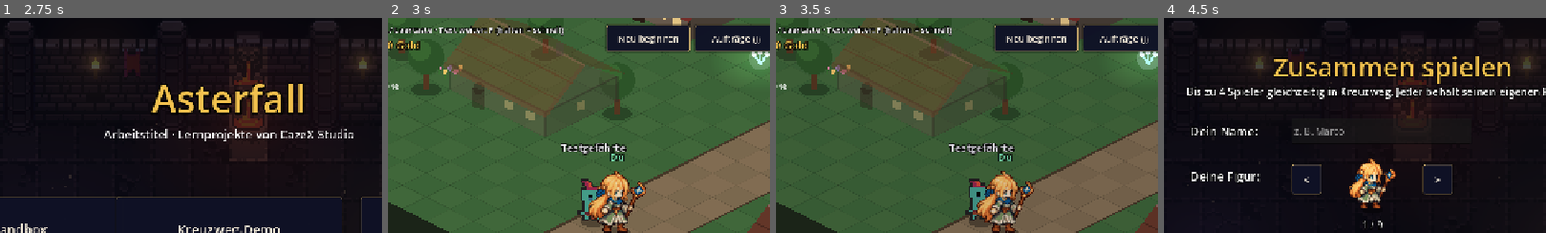
Above: before the commit, frames 1-4 (left to right).
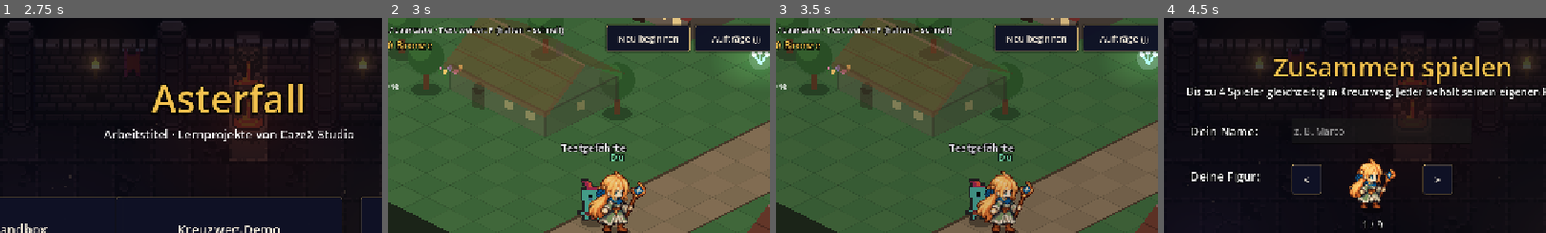
Above: after the commit, the same moments.

Repository: CazeX-studio/MiniKampf
Game: Godot game, scene res://scenes/menu.tscn
Two runs of this game, one before a commit and one after it. Both use one fixed random seed, a clock stepped at 60 frames per second and the inputs below.
Inputs:
- Up to frame 1 (2.75 s): click "Kampf-Sandbox Alle 11 Klassen…" at 0.5 s; click "Zufallsteam" at 1.25 s; click "Menü" at 2 s
- Up to frame 2 (3 s): click "Kreuzweg-Demo Die erste Stund…" at 2.75 s
- Up to frame 3 (3.5 s): no input
- Up to frame 4 (4.5 s): click "Menü" at 3.5 s; click "Zusammen spielen Mit bis zu 4…" at 4.25 s
The pictures show only the part of the screen within x 20-70%, y 0-50%; the shares and areas given below are measured in that part.

Frame 1 is identical in both runs. In frame 2, 0.3% of the frame differs, in the area x 2-12%, y 10-16%; in frame 3, 0.3%; in frame 4, nothing differs.

Commit message:
Bauauftrag: Geld als Bronze, Silber und Gold
Co-Authored-By: Claude Opus 5.5 <noreply@anthropic.com>
Claude-Session: https://claude.ai/code/session_014a4jbQNjRfb5nXhsetfRyp

Diff:
--- a/data/dialoge.json
+++ b/data/dialoge.json
@@ -208,13 +208,13 @@
 			"tafel": {"wer": "Marv", "text": "Nur … man braucht eine Sternentafel dafür. Bingo verkauft sie, drüben vor seinem Laden. Schau sie dir an, dann spielen wir!", "aktionen": [{"auftrag_starten": "marvs_traum"}]},
 			"wartet": {"wer": "Marv", "text": "Warst du schon bei Bingo? Die Sternentafel! Neun Felder! Sie LEUCHTET!"},
 			"abgeben": {"wer": "Marv", "text": "Und? Und? Hast du sie gesehen?", "antworten": [
-				{"text": "Sie kostet 5000 Gold, Marv.", "weiter": "ausrede", "aktionen": [{"auftrag_abgeben": "marvs_traum"}]}
+				{"text": "Sie kostet 50 Silber, Marv.", "weiter": "ausrede", "aktionen": [{"auftrag_abgeben": "marvs_traum"}]}
 			]},
 			"ausrede": {"wer": "Marv", "text": "Fünftausend?! … Na, dann spar halt! Ich warte. Ich hab Zeit. Ganz viel Zeit."},
 			"danach": {"wer": "Marv", "text": "Hast du die Sternentafel schon? … Nein? Hm. Ich frag morgen wieder. Und übermorgen."}
 		}
 	},
-	"bingo": {"hinweis": "PLATZHALTER-TEXTE: Handelsherr Bingo. …(708 unchanged characters)… ext": "Und für dich, mein Freund, nur 5000 Gold. Ein Schnäppchen!", "antworten": [{"text": "Fünftausend?!", "weiter": "zu_teuer"}, {"text": "Zeig mir lieber deine anderen Waren.", "aktionen": [{"laden": "bingo"}]}]}, "zu_teuer": {"wer": "Bingo", "text": "Qualität hat ihren Preis. Komm wieder, wenn dein Beutel schwerer ist."}, "heimkehr": {"wer": "Bingo", "text": "Kundschaft! Zurück aus der weiten Welt? Ich seh's dir an: Der Beutel ist schwerer geworden.", "antworten": [{"text": "Was kostet jetzt die Sternentafel?", "weiter": "heimkehr_tafel"}, {"text": "Zeig mir deine Waren.", "aktionen": [{"laden": "bingo_heimkehr"}]}, {"text": "Nichts, danke."}]}, "heimkehr_tafel": {"wer": "Bingo", "text": "Für Heimkehrer: 600 Gold. Gold ist ehrlich. Und Marv … ist hartn …(129 unchanged characters)…
+	"bingo": {"hinweis": "PLATZHALTER-TEXTE: Handelsherr Bingo. …(708 unchanged characters)… ext": "Und für dich, mein Freund, nur 50 Silber. Ein Schnäppchen!", "antworten": [{"text": "Fünftausend?!", "weiter": "zu_teuer"}, {"text": "Zeig mir lieber deine anderen Waren.", "aktionen": [{"laden": "bingo"}]}]}, "zu_teuer": {"wer": "Bingo", "text": "Qualität hat ihren Preis. Komm wieder, wenn dein Beutel schwerer ist."}, "heimkehr": {"wer": "Bingo", "text": "Kundschaft! Zurück aus der weiten Welt? Ich seh's dir an: Der Beutel ist schwerer geworden.", "antworten": [{"text": "Was kostet jetzt die Sternentafel?", "weiter": "heimkehr_tafel"}, {"text": "Zeig mir deine Waren.", "aktionen": [{"laden": "bingo_heimkehr"}]}, {"text": "Nichts, danke."}]}, "heimkehr_tafel": {"wer": "Bingo", "text": "Für Heimkehrer: 6 Silber. Gold ist ehrlich. Und Marv … ist hartn …(129 unchanged characters)…
 	"gesandte_arkanum": {
 		"hinweis": "PLATZHALTER-TEXTE: Magistra Ilwen, Gesandte des Arkanums.",
 		"einstieg": [{"knoten": "hallo"}],
--- a/data/texte.json
+++ b/data/texte.json
@@ -34,7 +34,8 @@
 	"benutzen_nicht_hier": "Hier kannst du %s nicht benutzen.",
 	"auftrag_fertig": "Auftrag erfüllt: %s – zurück zum Auftraggeber!",
 	"auftrag_abgegeben": "Auftrag abgeschlossen: %s",
-	"gold": "+%d Gold",
+	"muenzen": ["Bronze", "Silber", "Gold"],
+	"gold": "+%s",
 	"erfahrung": "+%d Erfahrung",
 	"gegenstand": "+%d %s",
 	"gegenstand_weg": "−%d %s",
@@ -44,7 +45,7 @@
 	"werte_erklaerung": "Das sind deine Grundwerte. Mit jeder neuen Stufe wachsen sie von selbst. Leben: wie viel du aushältst. Mana: Kraft für Fähigkeiten. Angriff: je höher, desto mehr Schaden und Heilung. Tempo: wie oft du dran bist.",
 	"werte_naechste": "Nächste Stufe: %s",
 	"werte_spaeter": "Später, mit deiner Klasse, verteilst du zusätzlich eigene Punkte auf Eigenschaften wie Stärke oder Ausdauer.",
-	"hud": "Stufe %d · %s · %d Gold",
+	"hud": "Stufe %d · %s · %s",
 	"hud_erfahrung": "%d / %d Erfahrung",
 	"hud_max": "Höchststufe",
 	"auftragsbuch": "Auftragsbuch",
@@ -64,8 +65,10 @@
 	"zurueck_kreuzweg": "Zurück nach Kreuzweg",
 	"nochmal": "Nochmal versuchen",
 	"aufgeben": "Aufgeben",
-	"zu_wenig_gold": "Zu wenig Gold: %s kostet %d Gold.",
-	"gold_weg": "−%d Gold",
+	"zu_wenig_gold": "Zu wenig Geld: %s kostet %s.",
+	"gold_weg": "−%s",
+	"geld": "Geld",
+	"test_geld": "Test",
 	"laden_kaufen": "Kaufen",
 	"laden_verkaufen": "Verkaufen",
 	"laden_nichts_verkaufen": "Nichts zum Verkaufen.",
--- a/scripts/kampf/combat.gd
+++ b/scripts/kampf/combat.gd
@@ -1564,7 +1564,7 @@
 	if int(reward.get("erfahrung", 0)) > 0:
 		parts.append("+%d Erfahrung" % int(reward.erfahrung))
 	if int(reward.get("gold", 0)) > 0:
-		parts.append("+%d Gold" % int(reward.gold))
+		parts.append("+%s" % Geld.text(int(reward.gold)))
 	if str(reward.get("karte", "")) != "":
 		parts.append("Karte: %s" % KartenSpiel.card(str(reward.karte)).name)
 	for level: int in reward.get("stufen", []):
--- /dev/null
+++ b/scripts/welt/geld.gd
@@ -0,0 +1,44 @@
+class_name Geld
+extends RefCounted
+## Geld (Projekt 3): wird als eine einzige Zahl in Bronze gespeichert (Progress.gold)
+## und als Bronze, Silber und Gold angezeigt. 100 Bronze = 1 Silber, 100 Silber = 1 Gold.
+## Die Münznamen stehen nur in data/texte.json ("muenzen"), damit man sie leicht umbenennen kann.
+
+## Wie viele der kleineren Münze eine größere ergeben
+const STUFE := 100
+
+
+## Münznamen von klein nach groß, z. B. ["Bronze", "Silber", "Gold"].
+static func names() -> Array:
+	return GameData.get_file("texte").get("muenzen", ["Bronze", "Silber", "Gold"])
+
+
+## Betrag in Münzen zerlegt, von groß nach klein: [Gold, Silber, Bronze].
+static func split(amount: int) -> Array[int]:
+	var value := absi(amount)
+	return [value / (STUFE * STUFE), (value / STUFE) % STUFE, value % STUFE]
+
+
+## Betrag als Text, z. B. 12345 -> „1 Gold 23 Silber 45 Bronze“. Leere Münzen fallen weg, 0 -> „0 Bronze“.
+static func text(amount: int) -> String:
+	var coins := split(amount)
+	var coin_names := names()
+	var parts: PackedStringArray = []
+	for i in coins.size():
+		if coins[i] > 0:
+			parts.append("%d %s" % [coins[i], coin_names[coin_names.size() - 1 - i]])
+	if parts.is_empty():
+		parts.append("0 %s" % coin_names[0])
+	return ("−" if amount < 0 else "") + " ".join(parts)
+
+
+## Wie text(), aber mit Münzfarben für RichTextLabel (Gold gelb, Silber hellgrau, Bronze kupfer).
+static func bbcode(amount: int) -> String:
+	const FARBEN := ["f2c14e", "c8ced6", "d08a4e"]
+	var coins := split(amount)
+	var coin_names := names()
+	var parts: PackedStringArray = []
+	for i in coins.size():
+		if coins[i] > 0 or (i == coins.size() - 1 and parts.is_empty()):
+			parts.append("[color=#%s]%d %s[/color]" % [FARBEN[i], coins[i], coin_names[coin_names.size() - 1 - i]])
+	return " ".join(parts)
--- a/scripts/welt/kreuzweg.gd
+++ b/scripts/welt/kreuzweg.gd
@@ -1366,6 +1366,9 @@
 	_panel_text.add_theme_font_size_override("bold_font_size", 17)
 	# „Benutzen“ in der Tasche (z. B. die Bürste an der Statue)
 	_panel_text.meta_clicked.connect(func(meta: Variant) -> void:
+		if str(meta).begins_with("testgeld:"):
+			_send({type = "test_geld", bronze = int(str(meta).trim_prefix("testgeld:"))})
+			return
 		_panel.visible = false
 		_send({type = "benutzen", gegenstand = str(meta)}))
 	panel_box.add_child(_panel_text)
@@ -1957,13 +1960,13 @@
 	if p.shop == "":
 		return
 	var shop: Dictionary = GameData.get_file("laeden").get(p.shop, {})
-	var title := _label("%s  ·  %d Gold" % [shop.get("name", p.shop), p.progress.gold], 22, Color("f2c14e"))
+	var title := _label("%s  ·  %s" % [shop.get("name", p.shop), Geld.text(p.progress.gold)], 22, Color("f2c14e"))
 	_shop_box.add_child(title)
 	_shop_box.add_child(_label(GameData.text("laden_kaufen"), 17, Color("9fe8ff")))
 	for ware in state.shop_wares(p.shop):
 		var item := GameData.item(ware.gegenstand)
 		var row := _shop_row("%s – %s" % [item.get("name", ware.gegenstand), item.get("beschreibung", "")],
-				"%s · %d Gold" % [GameData.text("laden_kaufen"), ware.preis])
+				"%s · %s" % [GameData.text("laden_kaufen"), Geld.text(ware.preis)])
 		row.button.pressed.connect(func() -> void: _send({type = "kaufen", gegenstand = ware.gegenstand}))
 		if p.progress.gold < ware.preis:
 			row.button.modulate = Color(1, 1, 1, 0.5)
@@ -1976,7 +1979,7 @@
 			continue
 		any = true
 		var row := _shop_row("%d × %s" % [p.progress.items[item_id], GameData.item_name(item_id)],
-				"%s · %d Gold" % [GameData.text("laden_verkaufen"), price])
+				"%s · %s" % [GameData.text("laden_verkaufen"), Geld.text(price)])
 		row.button.pressed.connect(func() -> void: _send({type = "verkaufen", gegenstand = item_id}))
 		_shop_box.add_child(row.box)
 	if not any:
@@ -2013,7 +2016,7 @@
 	var progress := local_player().progress
 	var xp_span := progress.xp_range()
 	var xp_text := GameData.text("hud_max") if xp_span.y < 0 else GameData.text("hud_erfahrung", [progress.xp, xp_span.y])
-	_hud.text = GameData.text("hud", [progress.level, xp_text, progress.gold])
+	_hud.text = GameData.text("hud", [progress.level, xp_text, Geld.text(progress.gold)])
 	if _panel.visible:
 		_fill_panel()
 
@@ -2131,7 +2134,12 @@
 	else:
 		_panel_title.text = GameData.text("tasche")
 		var slots := _fill_bag(p)
-		lines.append("[b]Gold: %d[/b]" % p.progress.gold)
+		var money := "[b]%s: %s[/b]" % [GameData.text("geld"), Geld.bbcode(p.progress.gold)]
+		if OS.is_debug_build():
+			# Testknöpfe: Geld dazugeben, um das Umspringen der Münzen zu prüfen
+			for bronze: int in [75, 9900]:
+				money += "  [url=testgeld:%d][color=#5ab8ff][%s: +%s][/color][/url]" % [bronze, GameData.text("test_geld"), Geld.text(bronze)]
+		lines.append(money)
 		var picked := str(slots[_bag_selected]) if _bag_selected >= 0 and _bag_selected < slots.size() else ""
 		if picked != "":
 			var item := GameData.item(picked)
--- a/scripts/welt/progress.gd
+++ b/scripts/welt/progress.gd
@@ -6,6 +6,7 @@
 ## Kästchen in der Tasche (Projekt 4: Tasche mit 30 Plätzen)
 const BAG_SIZE := 30
 
+## Geld in Bronze (Anzeige als Bronze, Silber, Gold: siehe geld.gd)
 var gold := 0
 ## Gegenstand -> Anzahl
 var items := {}
--- a/scripts/welt/world_state.gd
+++ b/scripts/welt/world_state.gd
@@ -17,6 +17,7 @@
 ##   {type = "dialog_choose", index = 0} im Gespräch eine Antwort wählen
 ##   {type = "szene_verlassen"}          eine gemeinsame Szene verlassen (Zusammenspielen)
 ##   {type = "kaufen", gegenstand = "…"} / {type = "verkaufen", gegenstand = "…"} / {type = "laden_zu"}  im geöffneten Laden
+##   {type = "test_geld", bronze = 75}  Testknopf: Geld dazugeben (nur im Godot-Editor)
 ##   {type = "karten_ergebnis", gegner = "marv", gewonnen = true, unentschieden = false}  Ende einer Partie Kreuzweg-Karten
 ## Auf eine andere Karte kommt man über Ausgänge am Rand (hineinlaufen) oder über Orte mit der Aktion "reisen" (Seilaufzug).
 ## Monster in der Wildnis ("monster:<Nummer>", aus data/karten.json): hineinlaufen oder antippen startet den Kampf.
@@ -456,6 +457,11 @@
 			_card_result(p, str(cmd.get("gegner", "")), bool(cmd.get("gewonnen", false)), bool(cmd.get("unentschieden", false)))
 		"benutzen":
 			_use_item(p, str(cmd.get("gegenstand", "")))
+		"test_geld":
+			# Testknopf in der Tasche (nur beim Ausprobieren im Godot-Editor, nicht im fertigen Spiel)
+			if OS.is_debug_build():
+				_give_gold(p, clampi(int(cmd.get("bronze", 0)), 0, 1000000))
+				progress_changed.emit(p.id)
 		"tasche_tauschen":
 			p.progress.move_slot(int(cmd.get("von", -1)), int(cmd.get("nach", -1)))
 			progress_changed.emit(p.id)
@@ -1603,7 +1609,7 @@
 func _give_gold(p: PlayerState, amount: int) -> void:
 	p.progress.gold += amount
 	if not _rewards_shown:
-		_say(p, GameData.text("gold", [amount]))
+		_say(p, GameData.text("gold", [Geld.text(amount)]))
 
 
 func _give_xp(p: PlayerState, amount: int) -> void:
@@ -1991,10 +1997,10 @@
 		if ware.gegenstand != item_id:
 			continue
 		if p.progress.gold < ware.preis:
-			_say(p, GameData.text("zu_wenig_gold", [GameData.item_name(item_id), ware.preis]))
+			_say(p, GameData.text("zu_wenig_gold", [GameData.item_name(item_id), Geld.text(ware.preis)]))
 			return
 		p.progress.gold -= ware.preis
-		_say(p, GameData.text("gold_weg", [ware.preis]))
+		_say(p, GameData.text("gold_weg", [Geld.text(ware.preis)]))
 		_give_item(p, item_id, 1)
 		_update_quests(p)
 		progress_changed.emit(p.id)
--- /dev/null
+++ b/tests/geld_test.gd
@@ -0,0 +1,39 @@
+extends SceneTree
+## Test für das Geld: eine Zahl in Bronze, angezeigt als Bronze, Silber und Gold (100 : 1),
+## und der Testknopf in der Tasche gibt Geld dazu.
+## Aufruf: Godot --headless --path . --script res://tests/geld_test.gd
+
+
+func _initialize() -> void:
+	var failed := 0
+	failed += _check("Nichts", Geld.text(0), "0 Bronze")
+	failed += _check("Nur Bronze", Geld.text(75), "75 Bronze")
+	failed += _check("Springt auf Silber", Geld.text(100), "1 Silber")
+	failed += _check("Silber und Bronze", Geld.text(150), "1 Silber 50 Bronze")
+	failed += _check("Knapp unter Gold", Geld.text(9999), "99 Silber 99 Bronze")
+	failed += _check("Springt auf Gold", Geld.text(10000), "1 Gold")
+	failed += _check("Alle drei", Geld.text(12345), "1 Gold 23 Silber 45 Bronze")
+	failed += _check("Gold ohne Silber", Geld.text(20007), "2 Gold 7 Bronze")
+	failed += _check("Viel Gold", Geld.text(1234567), "123 Gold 45 Silber 67 Bronze")
+	failed += _check("Zerlegen", Geld.split(12345), [1, 23, 45])
+	failed += _check("Farbig", Geld.bbcode(0), "[color=#d08a4e]0 Bronze[/color]")
+	# Testknopf: 75 Bronze zweimal ergibt 1 Silber 50 Bronze
+	var state := WorldState.new()
+	var p := state.add_player("a", "Test", "elf_m", WorldState.start_cell())
+	p.progress.gold = 0
+	state.apply_command("a", {type = "test_geld", bronze = 75})
+	state.apply_command("a", {type = "test_geld", bronze = 75})
+	failed += _check("Testknopf", Geld.text(p.progress.gold), "1 Silber 50 Bronze")
+	# Speichern und Laden: weiter eine einzige Zahl
+	var copy := Progress.new()
+	copy.load_dict(JSON.parse_string(JSON.stringify(p.progress.to_dict())))
+	failed += _check("Gespeichert", copy.gold, 150)
+	print("Geld: %s" % ("alles richtig" if failed == 0 else "%d Fehler" % failed))
+	quit(failed)
+
+
+func _check(what: String, got: Variant, want: Variant) -> int:
+	if got == want:
+		return 0
+	print("FEHLER: %s – bekommen %s, erwartet %s" % [what, got, want])
+	return 1
--- a/tests/tasche_auto.gd
+++ b/tests/tasche_auto.gd
@@ -17,7 +17,7 @@
 		[0.5, func() -> void:
 			p.dialog = {}
 			p.progress.flags["angekommen"] = true
-			p.progress.gold = 42
+			p.progress.gold = 12345
 			for id: String in ["heiltrank", "kraut", "wiesenkraut", "honigwabe", "sternensplitter", "schleuder", "essenskorb",
 					"buerste", "festlaterne", "wildfleisch", "sternentafel"]:
 				p.progress.add_item(id, 3 if id == "heiltrank" else 1)
Not shown, added: scripts/welt/geld.gd.uid
Not shown, added: tests/belohnung_test.gd.uid
Not shown, added: tests/vega_ablauf_auto.gd.uid
Not shown, added: tests/vega_kampf_auto.gd.uid
